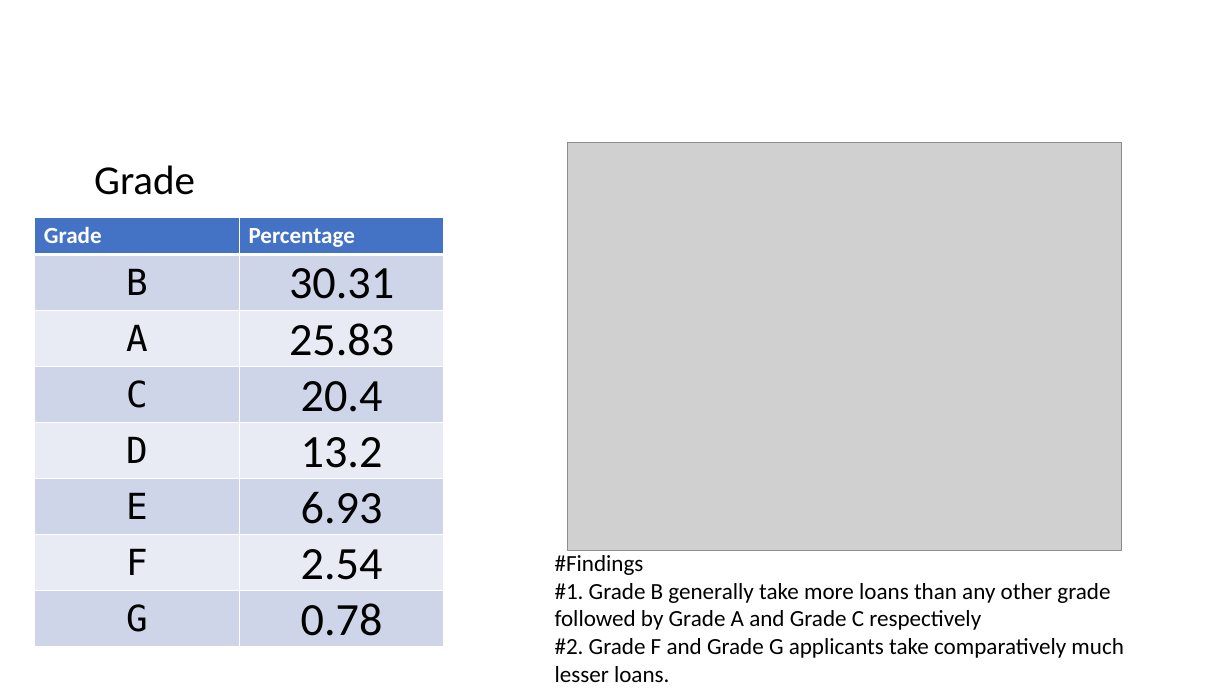
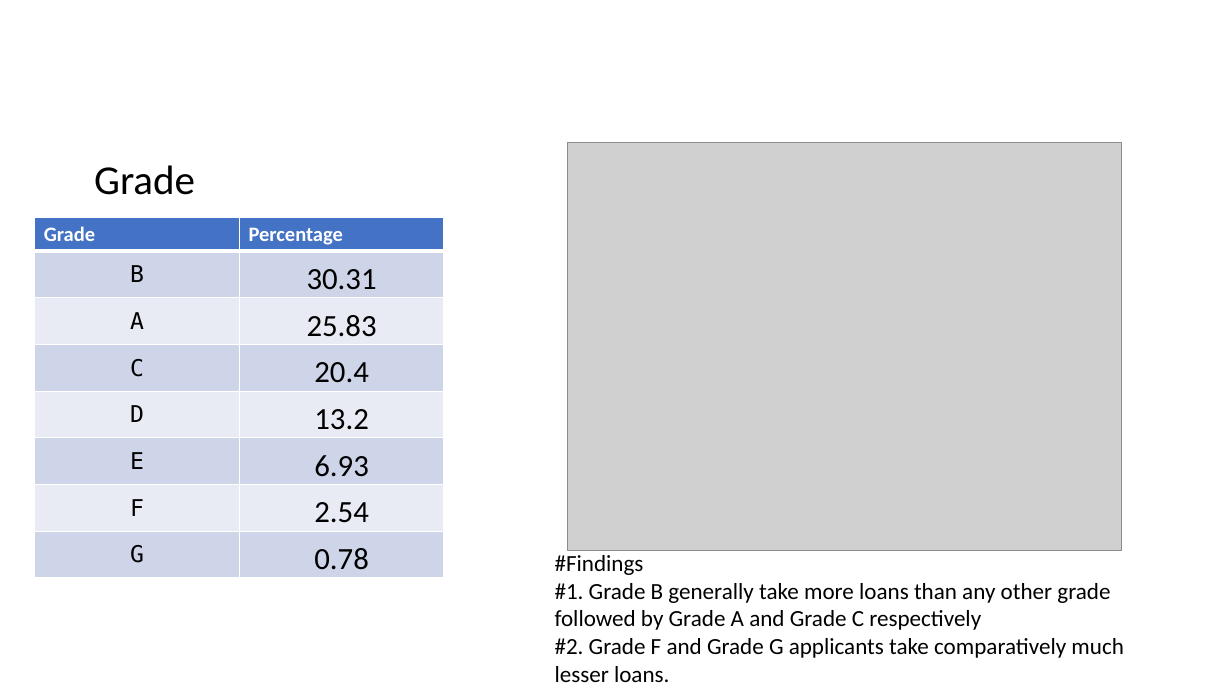
Before and after one commit to Jithendrian/MLProjects, a slide deck: slide 14 of Assignment_CaseStudy/LendingClubCaseStudy/Lending_Club_Case_Study.pptx. Drawn at 1232x693 pixels with LibreOffice and Linux fonts; fonts in the diff are those of the drawing; grey boxes stand for pictures. Boxes give left, top, right and bottom in pixels: in the first picture for what was removed or moved away, otherwise in the second. Text is boxed around its words. In the diff, an @@ line names an element or a change of style, - is before the commit and + after.

```diff
--- a/Assignment_CaseStudy/LendingClubCaseStudy/Lending_Club_Case_Study.pptx
+++ b/Assignment_CaseStudy/LendingClubCaseStudy/Lending_Club_Case_Study.pptx
@@ table at <box>35,217,445,578</box> @@
@@ size 18 to 16 pt in "Grade", "Percentage" @@
@@ size 28 to 18 pt in "B", "A", "C", "D" and 3 more places @@
@@ size 36 to 24 pt in "30.31", "25.83", "20.4", "13.2" and 3 more places @@
```
Also in this commit, not shown: 17 other slides changed.
